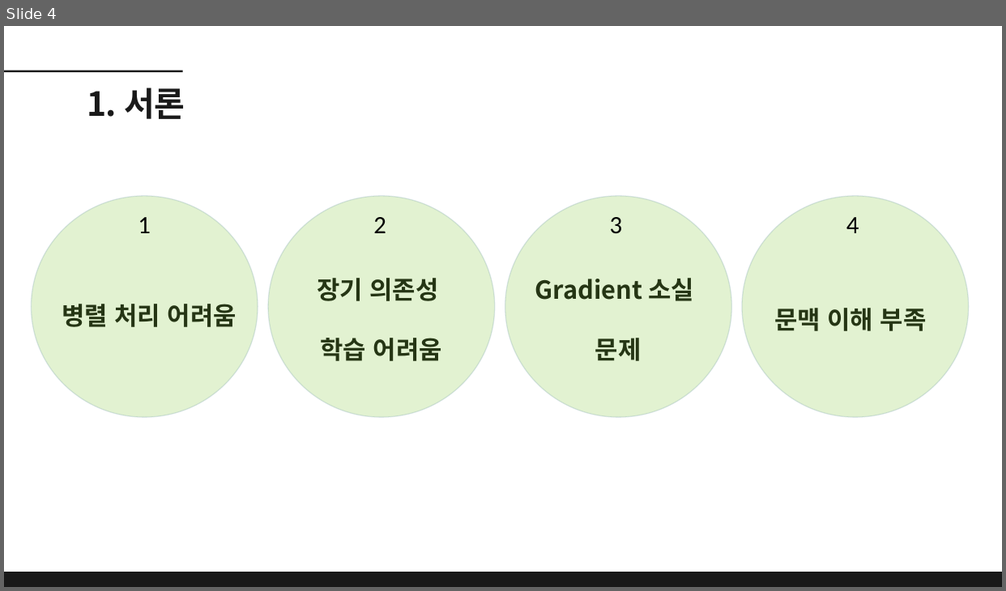
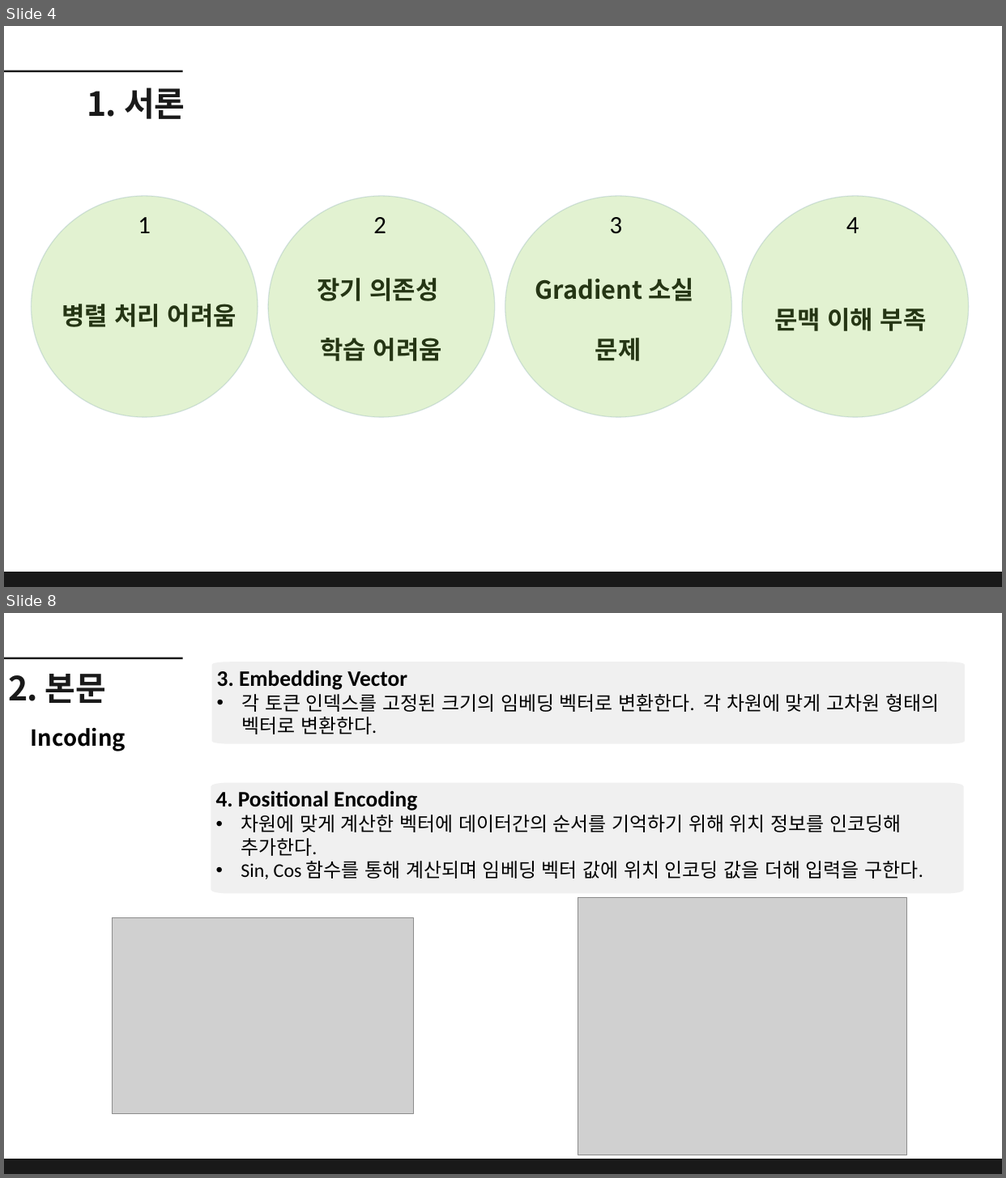
Before and after one commit to dbehdrbs0806/4th_2sem, a slide deck: ReinforcementLearning/20204077_유동균_Transformer 발표.pptx. Shown one above the other, each under a label of ours: slide 4 before the commit, slides 4 and 8 after it; the slides between them are not shown. The pictures are 1006x591 and 1006x1178 pixels, drawn with LibreOffice and Linux fonts; fonts in the diff are those of the drawing; grey boxes stand for pictures. Boxes give left, top, right and bottom in pixels: in the first picture for what was removed or moved away, otherwise in the second. Text is boxed around its words. In the diff, an @@ line names an element or a change of style, - is before the commit and + after.

```diff
--- a/ReinforcementLearning/20204077_유동균_Transformer 발표.pptx
+++ b/ReinforcementLearning/20204077_유동균_Transformer 발표.pptx
@@ slide 8 added at (x1=4, y1=613, x2=1002, y2=1174), background #FFFFFF @@
@@ line added from (4, 658) to (183, 658), #191919 3 pt @@
@@ text added at (x1=8, y1=674, x2=106, y2=703), 48 pt, text #191919, bold @@
+2. 본문
@@ freeform shape added at (x1=212, y1=662, x2=965, y2=744), fill #F0F0F0, 28 pt, text #000000 @@
+3. Embedding Vector
+• 각 토큰 인덱스를 고정된 크기의 임베딩 벡터로 변환한다. 각 차원에 맞게 고차원 형태의 벡터로 변환한다.
@@ text added at (x1=31, y1=728, x2=126, y2=752), 32 pt, text #000000, bold @@
+Incoding
@@ freeform shape added at (x1=211, y1=782, x2=964, y2=893), fill #F0F0F0, 28 pt, text #000000 @@
+4. Positional Encoding
+• 차원에 맞게 계산한 벡터에 데이터간의 순서를 기억하기 위해 위치 정보를 인코딩해 추가한다.
+• Sin, Cos 함수를 통해 계산되며 임베딩 벡터 값에 위치 인코딩 값을 더해 입력을 구한다.
@@ picture added at (x1=577, y1=898, x2=906, y2=1156) @@
@@ picture added at (x1=113, y1=918, x2=413, y2=1114) @@
@@ freeform shape added at (x1=4, y1=1160, x2=1002, y2=1174), fill #191919 @@
```
Also in this commit, not shown: 4 slides changed, 7 other slides added, 13 slides removed.
